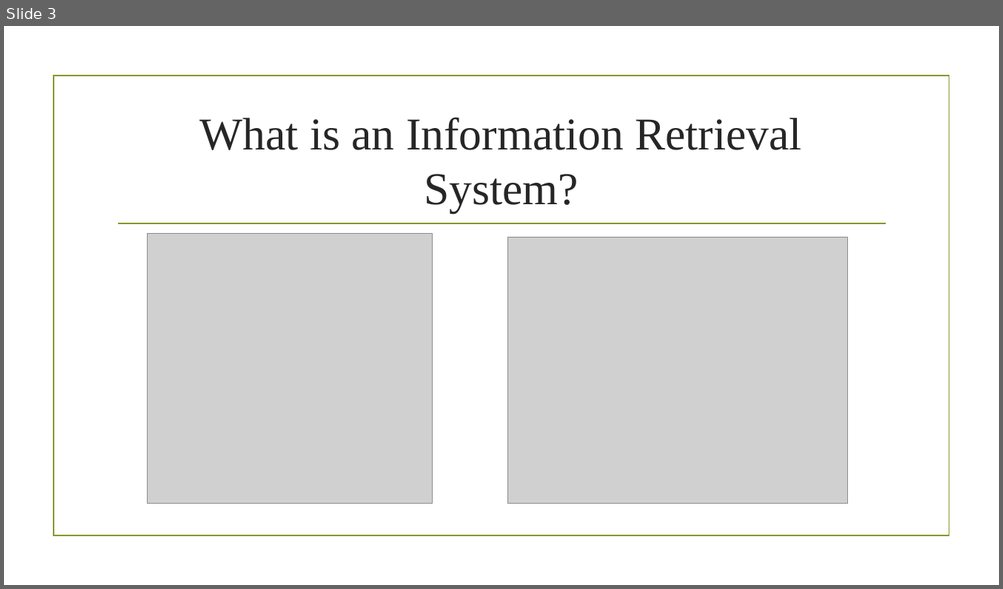
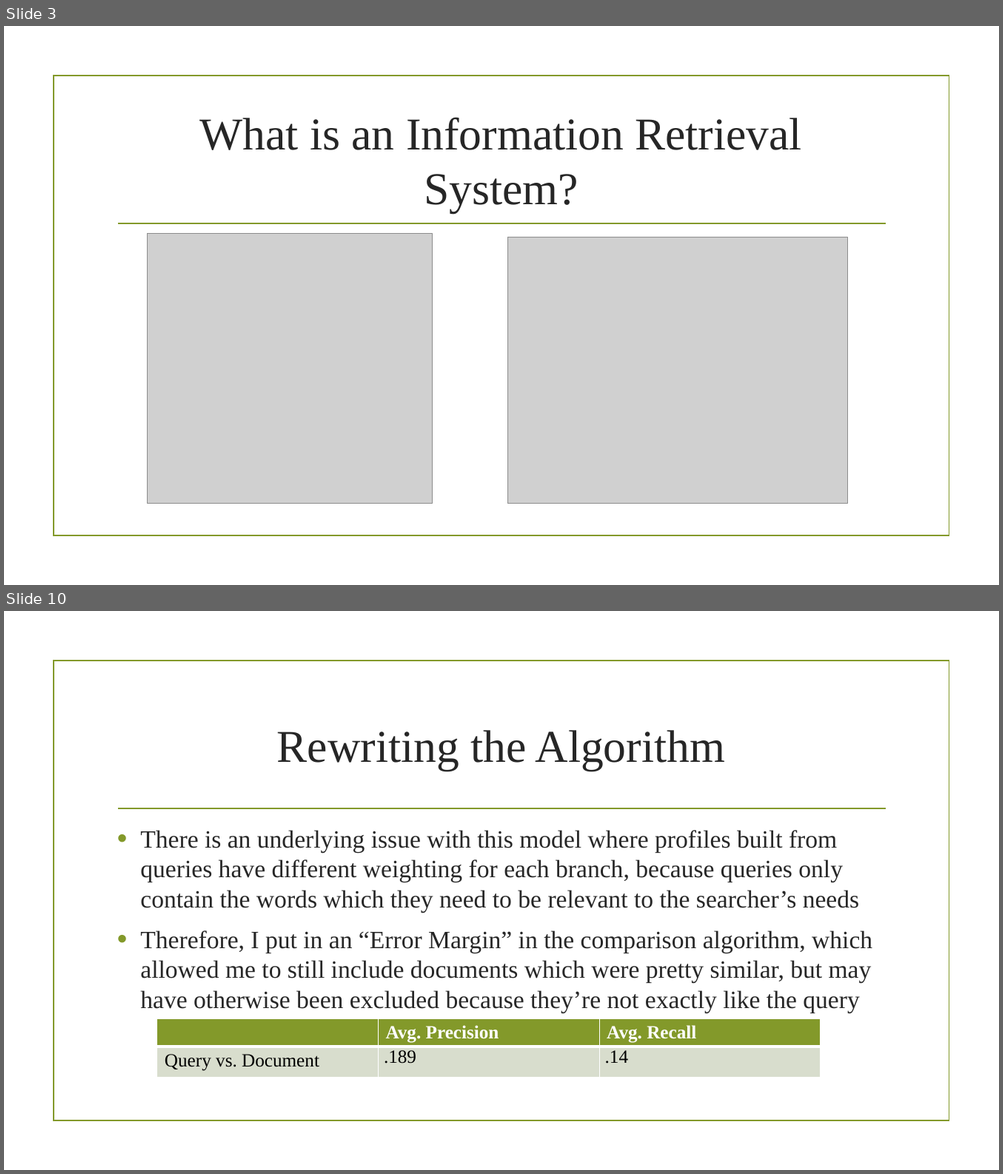
Before and after one commit to alidragon/Capstone2015, a slide deck: Information Retrieval System.pptx. Shown one above the other, each under a label of ours: slide 3 before the commit, slides 3 and 10 after it; the slides between them are not shown. The pictures are 1003x589 and 1003x1174 pixels, drawn with LibreOffice and Linux fonts; fonts in the diff are those of the drawing; grey boxes stand for pictures; background and template pictures are left out. Boxes give left, top, right and bottom in pixels: in the first picture for what was removed or moved away, otherwise in the second. Text is boxed around its words. In the diff, an @@ line names an element or a change of style, - is before the commit and + after.

```diff
--- a/Information Retrieval System.pptx
+++ b/Information Retrieval System.pptx
@@ slide 10 added at box(4, 611, 999, 1170), background picture (left out); not listed: 2 template elements that a slide beside it also shows @@
@@ title added at box(277, 730, 725, 771), 44 pt, text #262626 @@
+Rewriting the Algorithm
@@ text added at box(140, 830, 872, 1013), 24 pt, text #262626 @@
+• There is an underlying issue with this model where profiles built from queries have different weighting for each branch, because queries only contain the words which they need to be relevant to the searcher’s needs
+• Therefore, I put in an “Error Margin” in the comparison algorithm, which allowed me to still include documents which were pretty similar, but may have otherwise been excluded because they’re not exactly like the query
@@ table added at box(157, 1019, 819, 1079), 2 rows, 3 columns @@
+ | Avg. Precision | Avg. Recall
+Query vs. Document | .189 | .14
```
Also in this commit, not shown: 7 slides changed, 6 other slides added, 1 slide removed, 41 other files.
